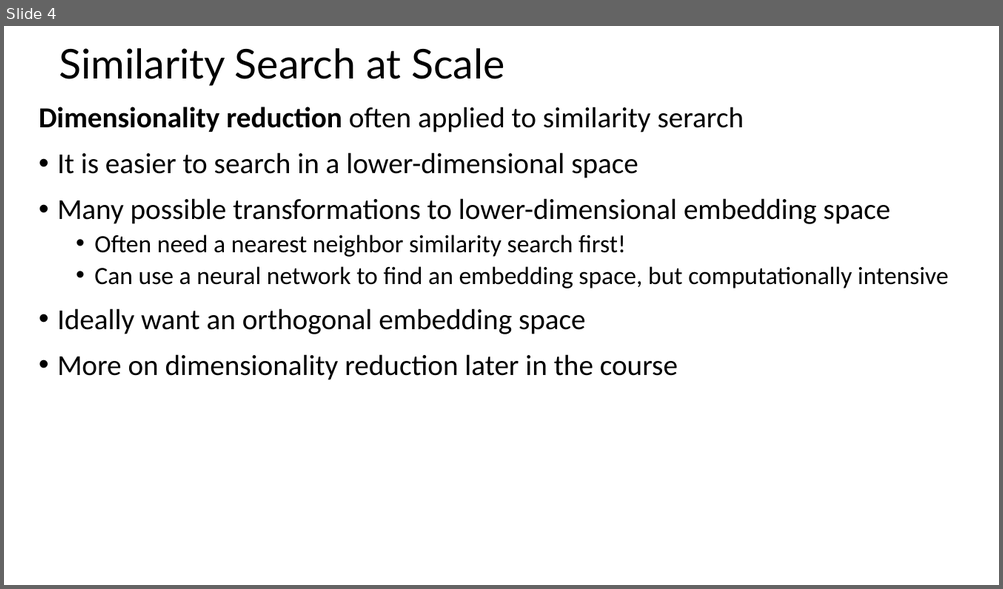
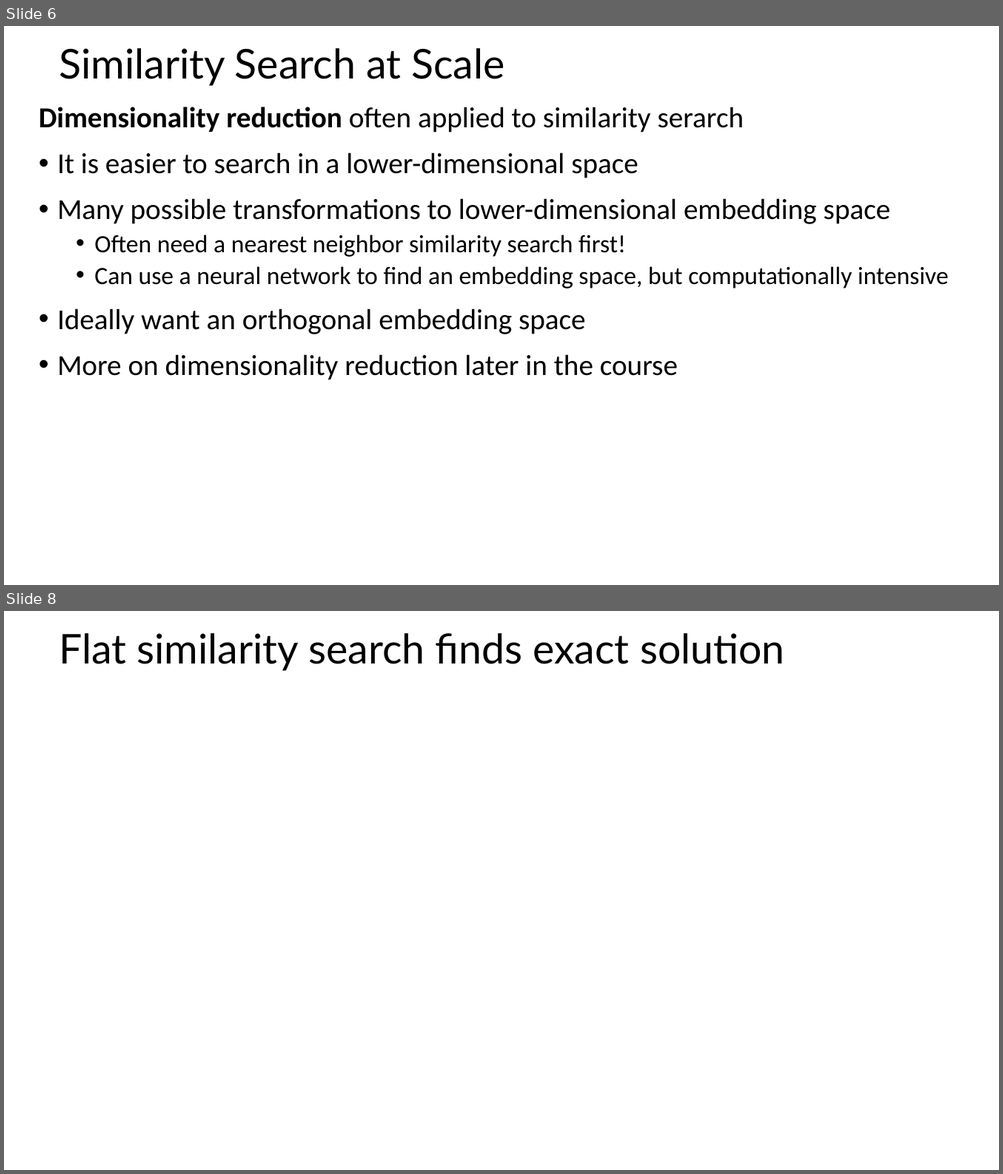
Before and after one commit to tenevian/Harvard-SSP-Data-Mining, a slide deck: slides/5_EfficientSimilaritySearch.pptx. Shown one above the other, each under a label of ours: slide 4 before the commit, slides 6 and 8 after it; the slides between them are not shown. The pictures are 1003x589 and 1003x1174 pixels, drawn with LibreOffice and Linux fonts; fonts in the diff are those of the drawing; grey boxes stand for pictures. Boxes give left, top, right and bottom in pixels: in the first picture for what was removed or moved away, otherwise in the second. Text is boxed around its words. In the diff, an @@ line names an element or a change of style, - is before the commit and + after.

```diff
--- a/slides/5_EfficientSimilaritySearch.pptx
+++ b/slides/5_EfficientSimilaritySearch.pptx
@@ slide 8 added at [4,611,999,1170], background #FFFFFF @@
@@ title added at [59,633,785,671], 39.6 pt, text #000000 @@
+Flat similarity search finds exact solution
@@ what was slide 4 is now slide 6 @@
```
Also in this commit, not shown: 2 slides changed, 20 other slides added.
